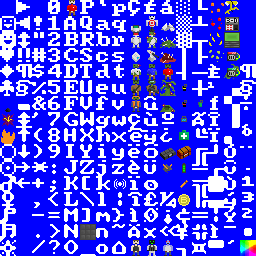
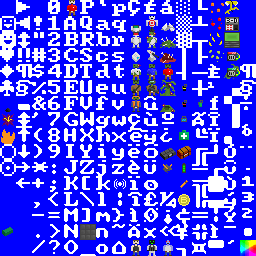
Revision of a layered 256 x 256 image; what changed, layer by layer:
added layer "brick of foodstuffs" above "bottles" over (x1=2, y1=227, x2=13, y2=236)
painted on "Layer 0" over (x1=0, y1=176, x2=16, y2=256)
